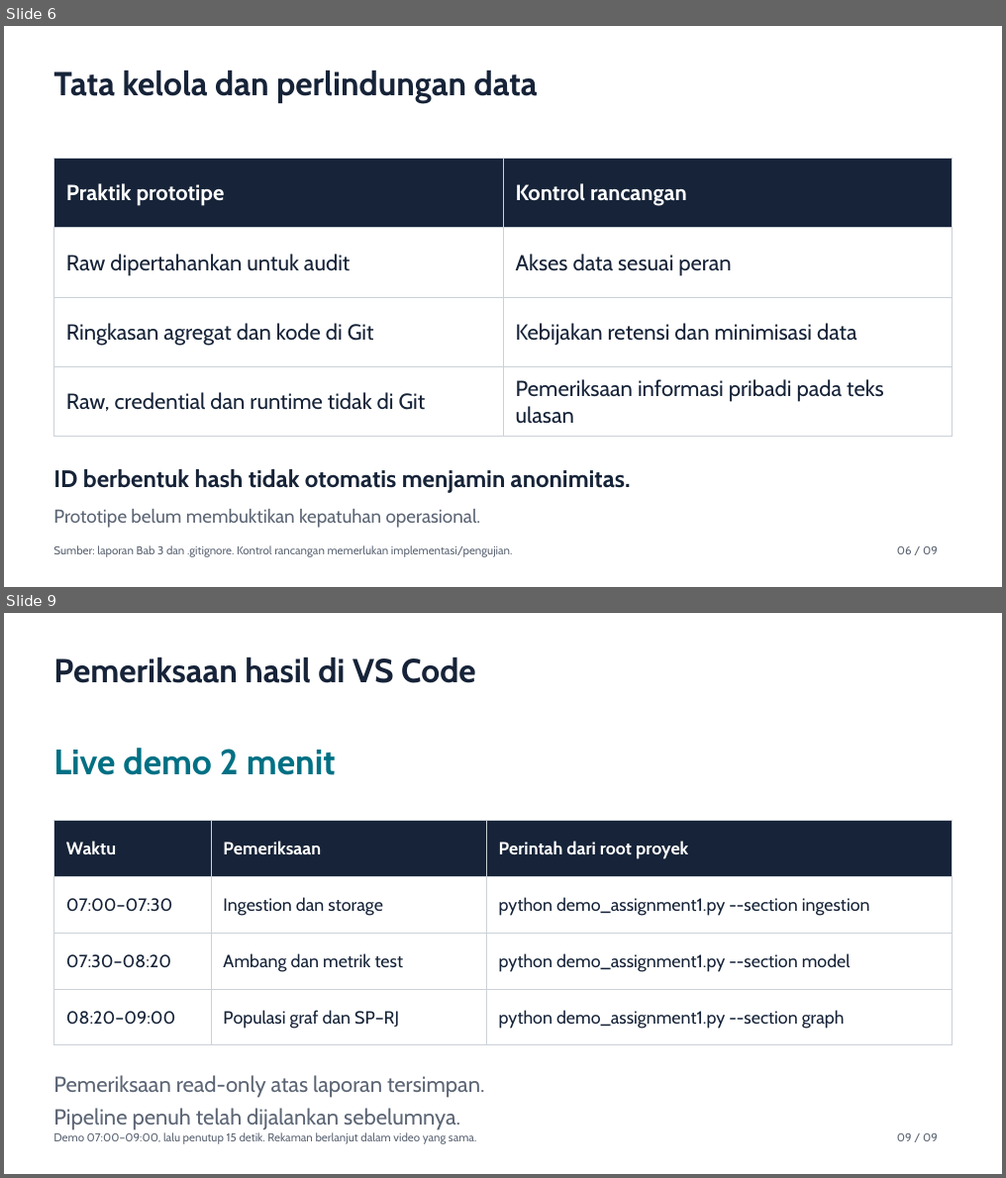
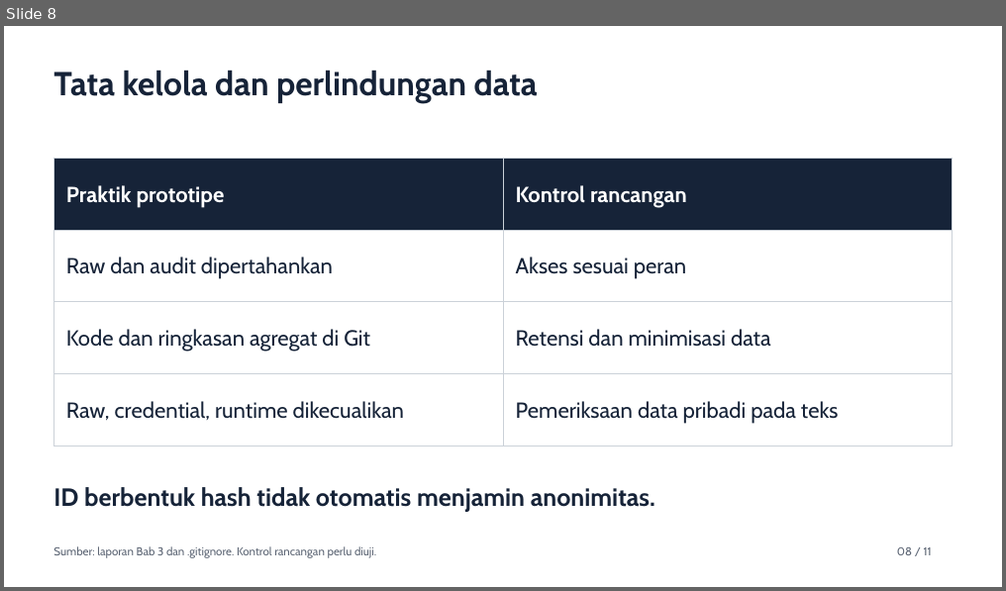
Before and after one commit to yanlis-lase-SSG7/2611-bigDataAnalitycs-assignment1, a slide deck: presentations/Assignment_I_Olist_2702751284.pptx. Shown one above the other, each under a label of ours: slides 6 and 9 before the commit, slide 8 after it; the slides between them are not shown. The pictures are 1006x1178 and 1006x591 pixels, drawn with LibreOffice and Linux fonts; fonts in the diff are those of the drawing. Boxes give left, top, right and bottom in pixels: in the first picture for what was removed or moved away, otherwise in the second. Text is boxed around its words. In the diff, an @@ line names an element or a change of style, - is before the commit and + after.

```diff
--- a/presentations/Assignment_I_Olist_2702751284.pptx
+++ b/presentations/Assignment_I_Olist_2702751284.pptx
@@ slide 9 removed at (4,613,1002,1174), background #FFFFFF @@
@@ text removed at (54,657,476,683) @@
-Pemeriksaan hasil di VS Code
@@ text removed at (54,748,336,775) @@
-Live demo 2 menit
@@ table removed at (54,820,952,1045), 4 rows, 3 columns @@
-Waktu | Pemeriksaan | Perintah dari root proyek
-07:00–07:30 | Ingestion dan storage | python demo_assignment1.py --section ingestion
-07:30–08:20 | Ambang dan metrik test | python demo_assignment1.py --section model
-08:20–09:00 | Populasi graf dan SP–RJ | python demo_assignment1.py --section graph
@@ text removed at (54,1075,485,1131) @@
-Pemeriksaan read-only atas laporan tersimpan.
-Pipeline penuh telah dijalankan sebelumnya.
@@ text removed at (54,1133,476,1145) @@
-Demo 07:00–09:00, lalu penutup 15 detik. Rekaman berlanjut dalam video yang sama.
@@ text removed at (897,1134,938,1142) @@
-09 / 09
@@ what was slide 6 is now slide 8 @@
@@ slide 8 changed as well @@
@@ table at (54,158,952,446) @@
-row 2, column 1: Raw dipertahankan untuk audit
+row 2, column 1: Raw dan audit dipertahankan
-row 2, column 2: Akses data sesuai peran
+row 2, column 2: Akses sesuai peran
-row 3, column 1: Ringkasan agregat dan kode di Git
+row 3, column 1: Kode dan ringkasan agregat di Git
-row 3, column 2: Kebijakan retensi dan minimisasi data
+row 3, column 2: Retensi dan minimisasi data
-row 4, column 1: Raw, credential dan runtime tidak di Git
+row 4, column 1: Raw, credential, runtime dikecualikan
-row 4, column 2: Pemeriksaan informasi pribadi pada teks ulasan
+row 4, column 2: Pemeriksaan data pribadi pada teks
@@ text "ID berbentuk hash tidak otomatis ...": place and size @@
-text "ID berbentuk hash tidak otomatis ..." at (54,470,631,493)
+text "ID berbentuk hash tidak otomatis ..." at (54,487,655,512)
@@ text "ID berbentuk hash tidak otomatis ..." at (54,487,655,512): size 23 to 24 pt @@
@@ text removed at (54,509,481,528) @@
-Prototipe belum membuktikan kepatuhan operasional.
@@ text at (54,547,376,559): text changed @@
-Sumber: laporan Bab 3 dan .gitignore. Kontrol rancangan memerlukan implementasi/pengujian.
+Sumber: laporan Bab 3 dan .gitignore. Kontrol rancangan perlu diuji.
@@ text at (897,548,932,556): text changed @@
-06 / 09
+08 / 11
```
Also in this commit, not shown: 4 other slides changed, 6 slides added, 3 other slides removed, 4 other files.
